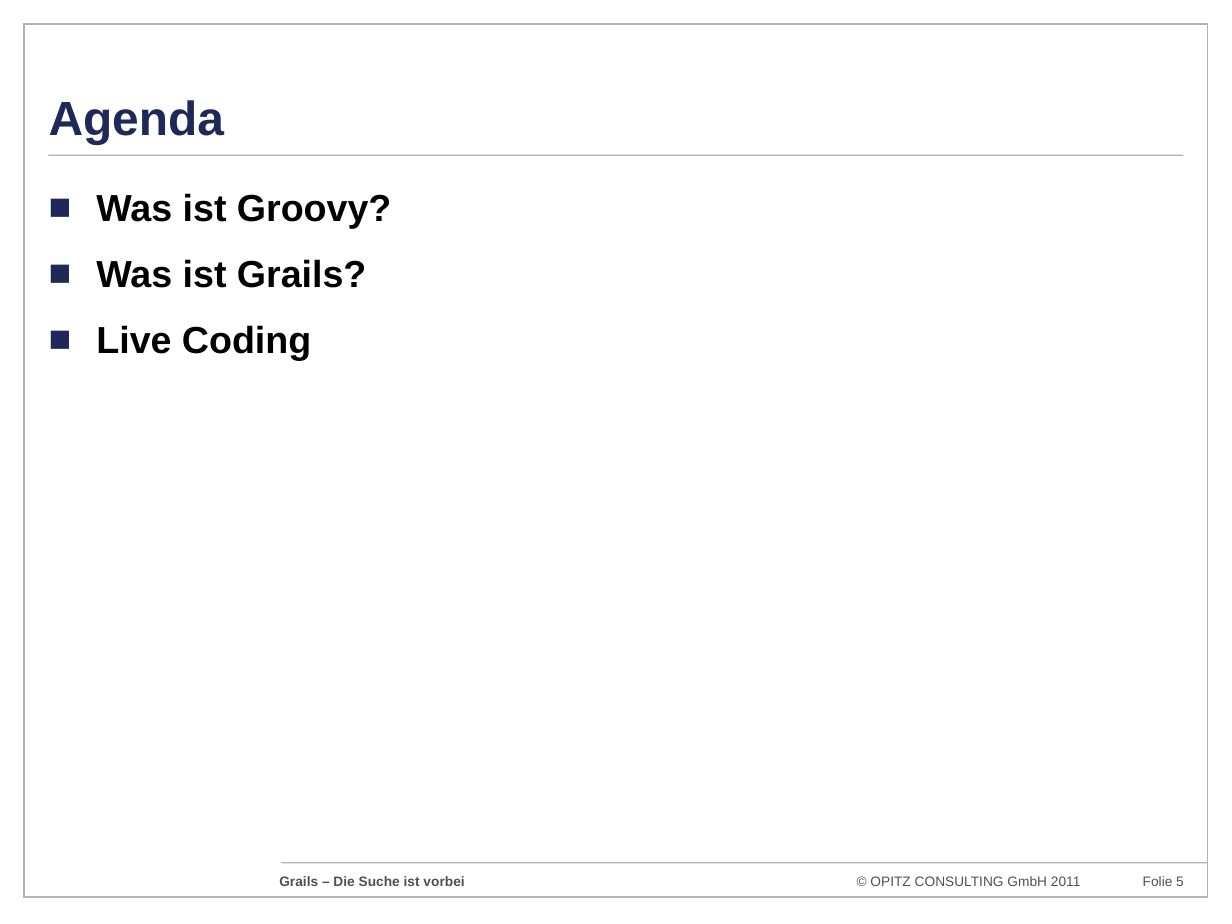
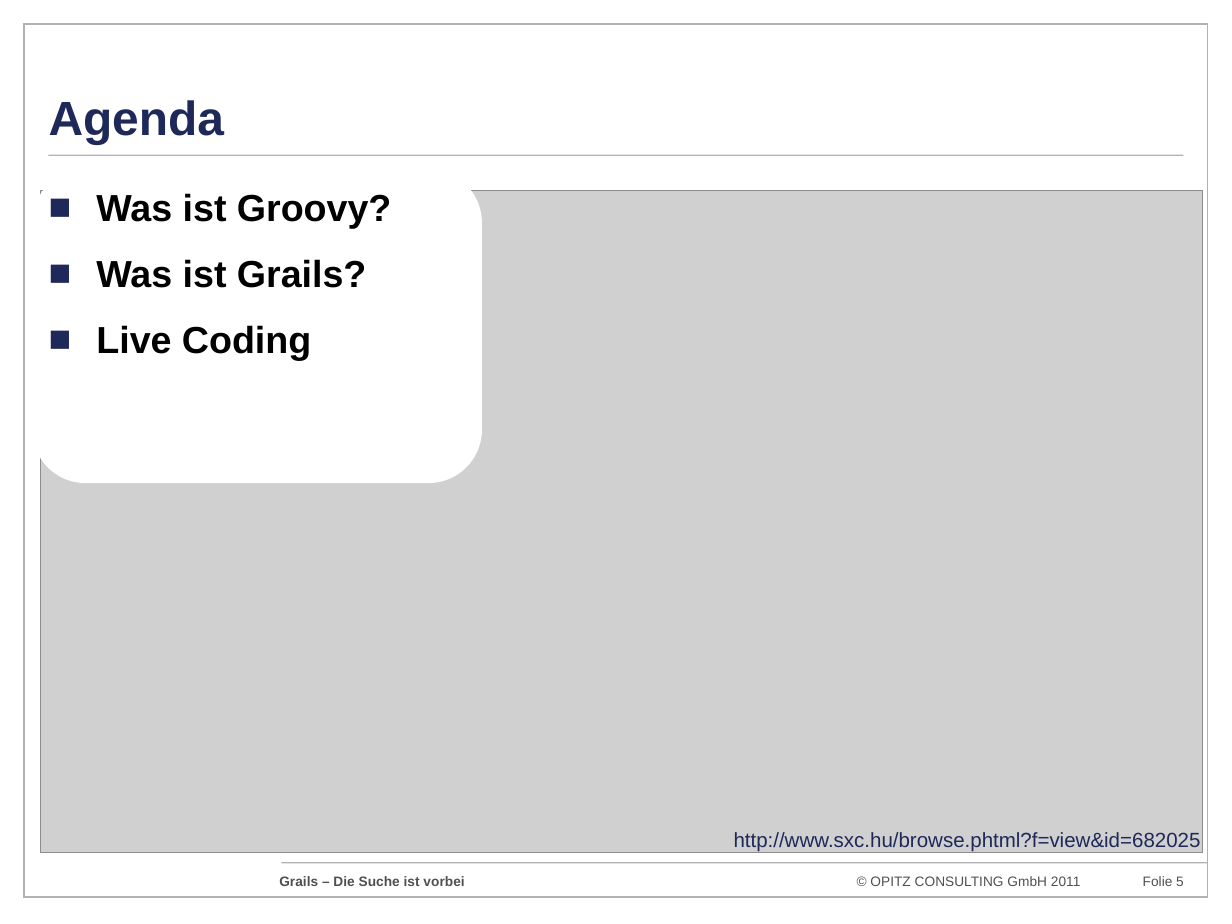
Before and after one commit to codescape/presentations, a slide deck: slide 5 of grails-die-suche-ist-vorbei/grails-doagkonferenz-2011.pptx. Drawn at 1232x924 pixels with LibreOffice and Linux fonts; fonts in the diff are those of the drawing; grey boxes stand for pictures; background and template pictures are left out. Boxes give left, top, right and bottom in pixels: in the first picture for what was removed or moved away, otherwise in the second. Text is boxed around its words. In the diff, an @@ line names an element or a change of style, - is before the commit and + after.

Commit message:
updated slides

```diff
--- a/grails-die-suche-ist-vorbei/grails-doagkonferenz-2011.pptx
+++ b/grails-die-suche-ist-vorbei/grails-doagkonferenz-2011.pptx
@@ rounded rectangle added at [34, 171, 480, 482], fill #FFFFFF, outline #FFFFFF 2 pt @@
@@ picture added at [41, 191, 1202, 854] @@
@@ text added at [734, 832, 1201, 852], 12 pt, text #1E2959 @@
+http://www.sxc.hu/browse.phtml?f=view&id=682025
```
Also in this commit, not shown: 12 other slides changed.
